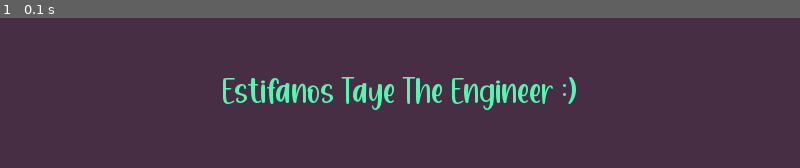
Above: before the commit, frame 1.
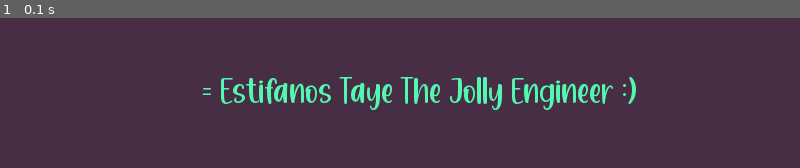
Above: after the commit, the same moment.

Repository: EstifanosTaye320/Learning-pygame
Game: pygame game, started from background_image/main.py
The game is run twice, just before and just after one commit, with the same random seed, the same clock (stepped at 60 frames per second) and the same inputs.
Inputs:
- Up to frame 1 (0.1 s): no input

The runs differ from the first frame. In frame 1, 4.2% of the frame differs, in the area x 25-80%, y 39-62%.

Commit message:
make modifications to the background image

Diff:
--- a/background_image/main.py
+++ b/background_image/main.py
@@ -1,7 +1,7 @@
 import pygame
 
 pygame.init()
-pygame.display.set_caption("Background Image")
+pygame.display.set_caption("Background Image Pygame")
 pygame.display.set_icon(pygame.image.load("user.png"))
 pygame.display.set_palette
 width = 800
@@ -11,8 +11,8 @@
 
 font = pygame.font.Font("Caramel.ttf", 40)
 # text = font.render("Estifanos Taye The Engineer", True, (69, 245, 168))
-text = font.render("Estifanos Taye The Engineer :)", True, (84, 247, 176))
-text_rect = text.get_frect(center=(width/2, height/2))
+text = font.render("= Estifanos Taye The Jolly Engineer :)", True, (84, 247, 176))
+text_rect = text.get_frect(center=(width/2 + 20, height/2))
 
 while running:
     for event in pygame.event.get():
